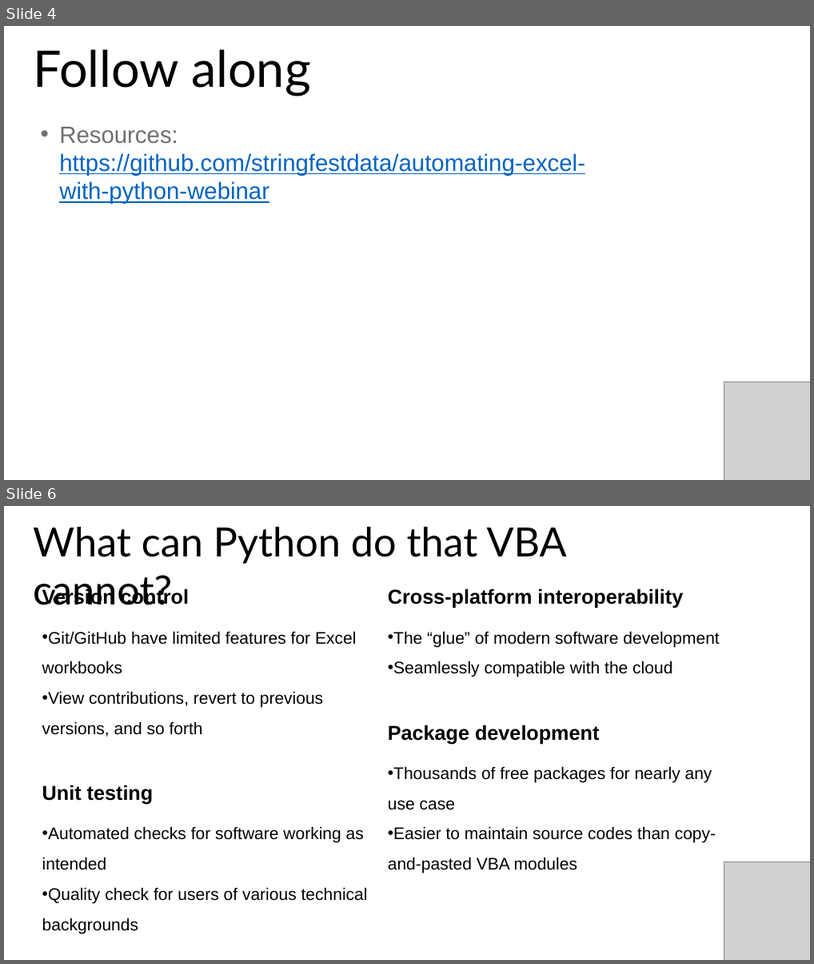
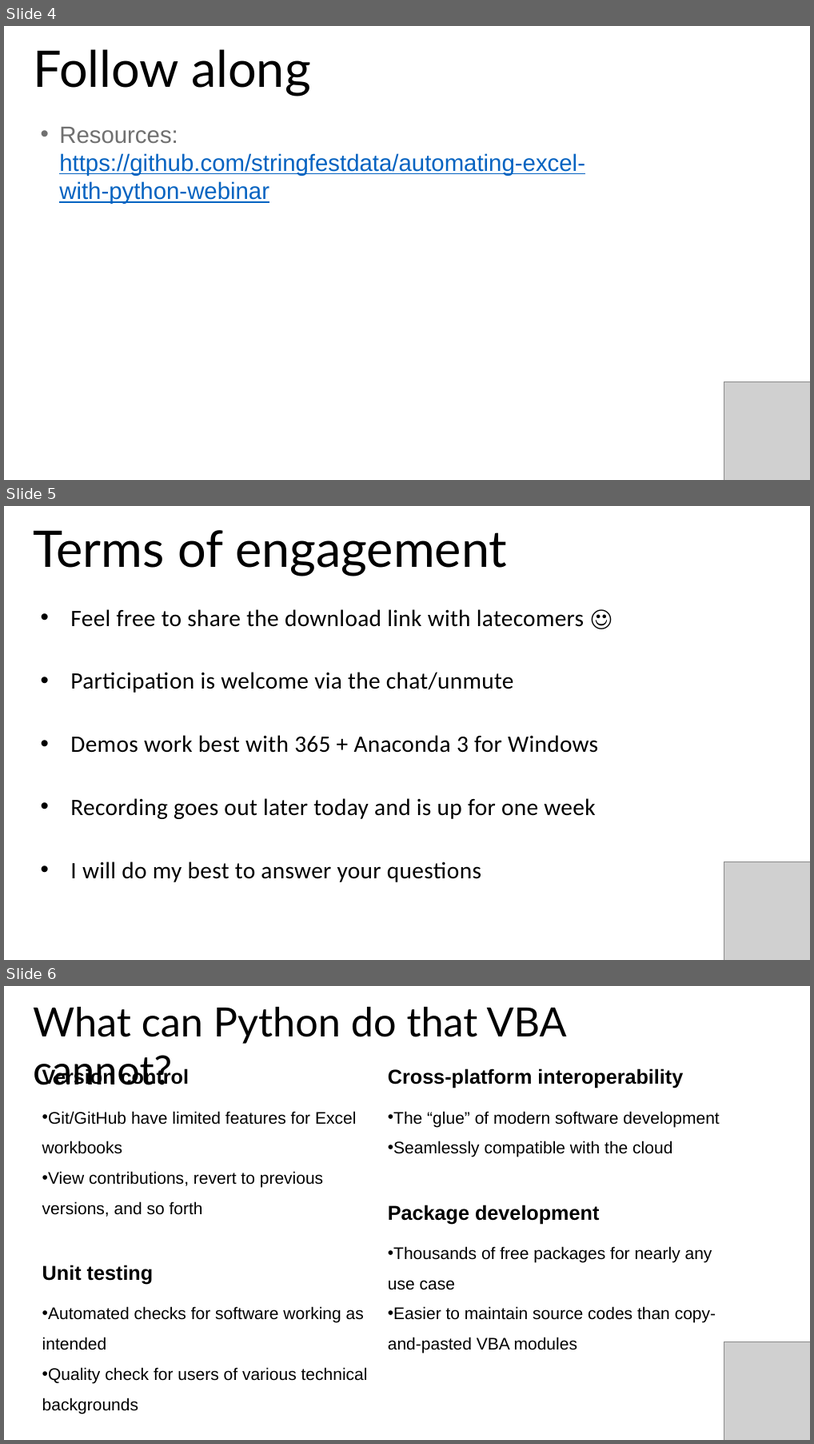
Before and after one commit to izuebenebe/automating-excel-with-python-webinar, a slide deck: automating-excel-with-python.pptx. Shown one above the other, each under a label of ours: slides 4 and 6 before the commit, slides 4, 5 and 6 after it; the slides between them are not shown. The pictures are 814x964 and 814x1444 pixels, drawn with LibreOffice and Linux fonts; fonts in the diff are those of the drawing; grey boxes stand for pictures. Boxes give left, top, right and bottom in pixels: in the first picture for what was removed or moved away, otherwise in the second. Text is boxed around its words. In the diff, an @@ line names an element or a change of style, - is before the commit and + after.

```diff
--- a/automating-excel-with-python.pptx
+++ b/automating-excel-with-python.pptx
@@ slide 5 added at bbox=[4, 506, 810, 960], background #FFFFFF @@
@@ text added at bbox=[33, 530, 507, 576], 60 pt, text #000000 @@
+Terms of engagement
@@ text added at bbox=[70, 609, 598, 882], 28 pt, text #000000 @@
+• Feel free to share the download link with latecomers ☺
+• Participation is welcome via the chat/unmute
+• Demos work best with 365 + Anaconda 3 for Windows
+• Recording goes out later today and is up for one week
+• I will do my best to answer your questions
@@ picture added at bbox=[725, 861, 810, 960] @@
```
Also in this commit, not shown: 1 slide changed, 4 other slides added, 2 slides removed, 2 other files.
